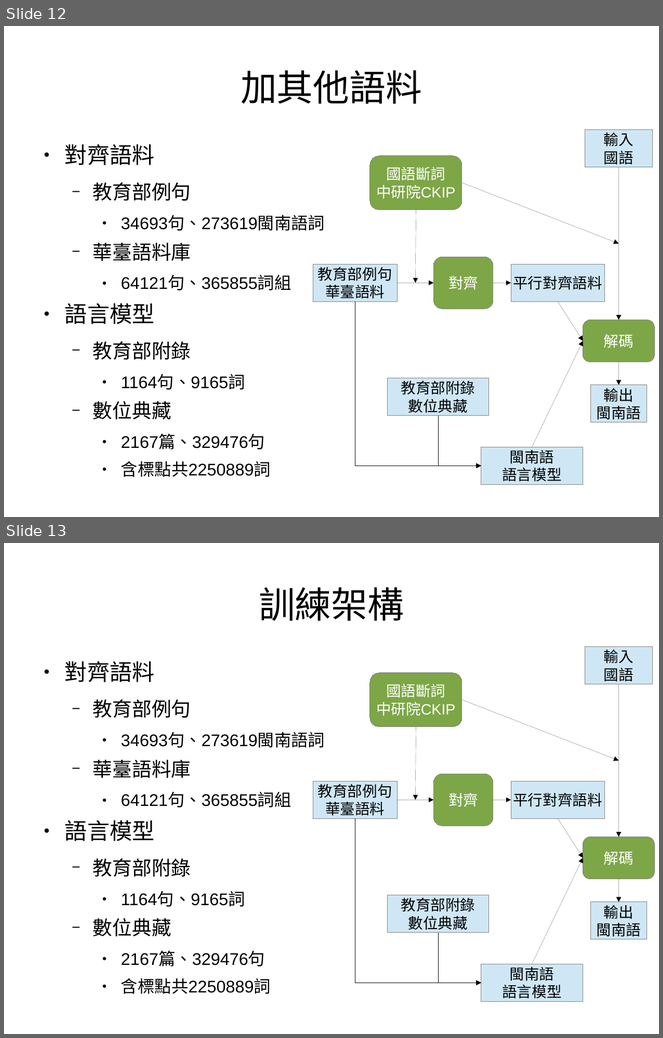
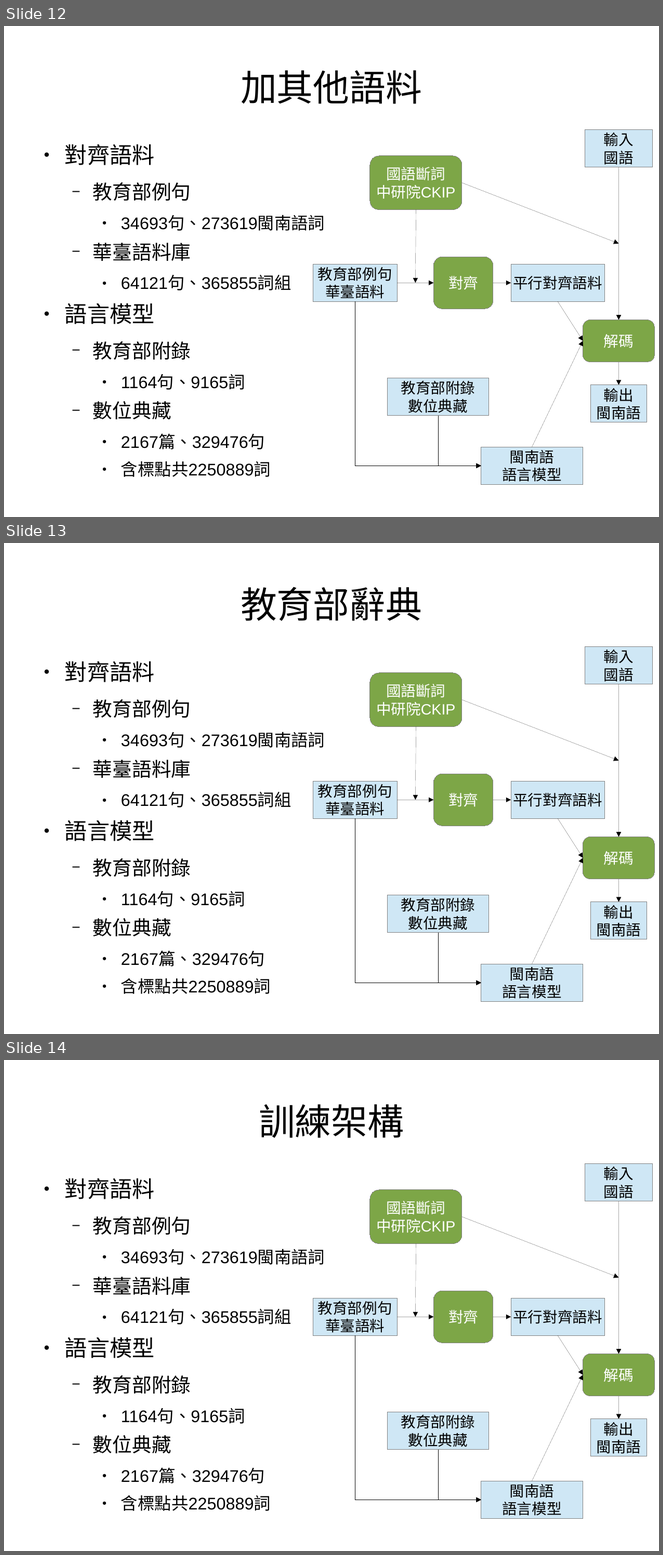
Before and after one commit to sih4sing5hong5/po3-ko3_tau5-iann2-phinn3, a slide deck: 翻譯報告.odp. Shown one above the other, each under a label of ours: slides 12 and 13 before the commit, slides 12, 13 and 14 after it. The pictures are 663x1038 and 663x1555 pixels, drawn with LibreOffice and Linux fonts; fonts in the diff are those of the drawing. Boxes give left, top, right and bottom in pixels: in the first picture for what was removed or moved away, otherwise in the second. Text is boxed around its words. In the diff, an @@ line names an element or a change of style, - is before the commit and + after.

```diff
--- a/翻譯報告.odp
+++ b/翻譯報告.odp
@@ slide 13 added at [4, 543, 659, 1034], background #FFFFFF @@
@@ title added at [241, 587, 422, 621], 44 pt, text #000000 @@
+教育部辭典
@@ rectangle added at [585, 647, 652, 684], fill #CFE7F5, outline #808080 0 pt, 18 pt, text #000000 @@
+輸入
+國語
@@ text added at [65, 661, 325, 994], 20.4 pt, text #000000 @@
+● 對齊語料
+  − 教育部例句
+    ● 34693句、273619閩南語詞
+  − 華臺語料庫
+    ● 64121句、365855詞組
+● 語言模型
+  − 教育部附錄
+    ● 1164句、9165詞
+  − 數位典藏
+    ● 2167篇、329476句
+    ● 含標點共2250889詞
@@ rounded rectangle added at [370, 673, 463, 727], fill #7DA647, outline #808080 0 pt, 18 pt, text #FFFFFF @@
+國語斷詞
+中研院CKIP
@@ arrow added from (619, 684) to (619, 837), #000000 0 pt @@
@@ arrow added from (463, 700) to (619, 760), #000000 0 pt @@
@@ arrow added from (416, 727) to (415, 800), #000000 0 pt @@
@@ rounded rectangle added at [434, 774, 493, 826], fill #7DA647, outline #808080 0 pt, 18 pt, text #FFFFFF @@
+對齊
@@ rectangle added at [313, 781, 398, 819], fill #CFE7F5, outline #808080 0 pt, 18 pt, text #000000 @@
+教育部例句
+華臺語料
@@ rectangle added at [511, 781, 605, 819], fill #CFE7F5, outline #808080 0 pt, 18 pt, text #000000 @@
+平行對齊語料
@@ arrow added from (398, 800) to (434, 800), #000000 0 pt @@
@@ arrow added from (493, 800) to (511, 800), #000000 0 pt @@
@@ elbow arrow added from (356, 819) to (481, 983), #000000 0 pt @@
@@ arrow added from (558, 819) to (583, 858), #000000 0 pt @@
@@ rounded rectangle added at [583, 837, 655, 879], fill #7DA647, outline #808080 0 pt, 18 pt, text #FFFFFF @@
+解碼
@@ arrow added from (532, 965) to (583, 858), #000000 0 pt @@
@@ arrow added from (619, 879) to (619, 902), #000000 0 pt @@
@@ rectangle added at [387, 896, 489, 933], fill #CFE7F5, outline #808080 0 pt, 18 pt, text #000000 @@
+教育部附錄
+數位典藏
@@ rectangle added at [591, 902, 647, 940], fill #CFE7F5, outline #808080 0 pt, 18 pt, text #000000 @@
+輸出
+閩南語
@@ elbow arrow added from (439, 933) to (481, 983), #000000 0 pt @@
@@ rectangle added at [481, 965, 583, 1002], fill #CFE7F5, outline #808080 0 pt, 18 pt, text #000000 @@
+閩南語
+語言模型
@@ what was slide 13 is now slide 14 @@
```
Also in this commit, not shown: 9 slides changed, 2 other slides added, 2 slides removed.
